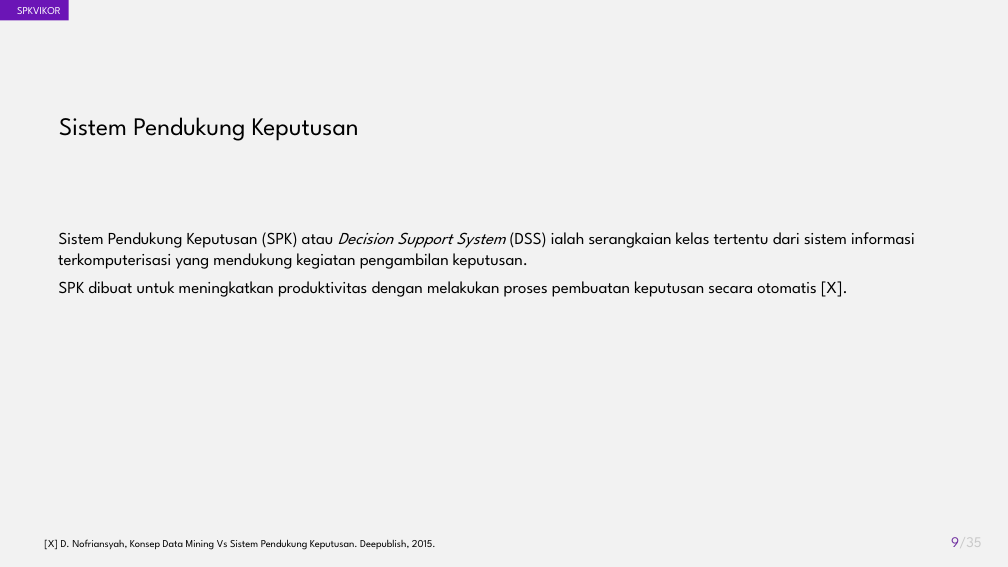
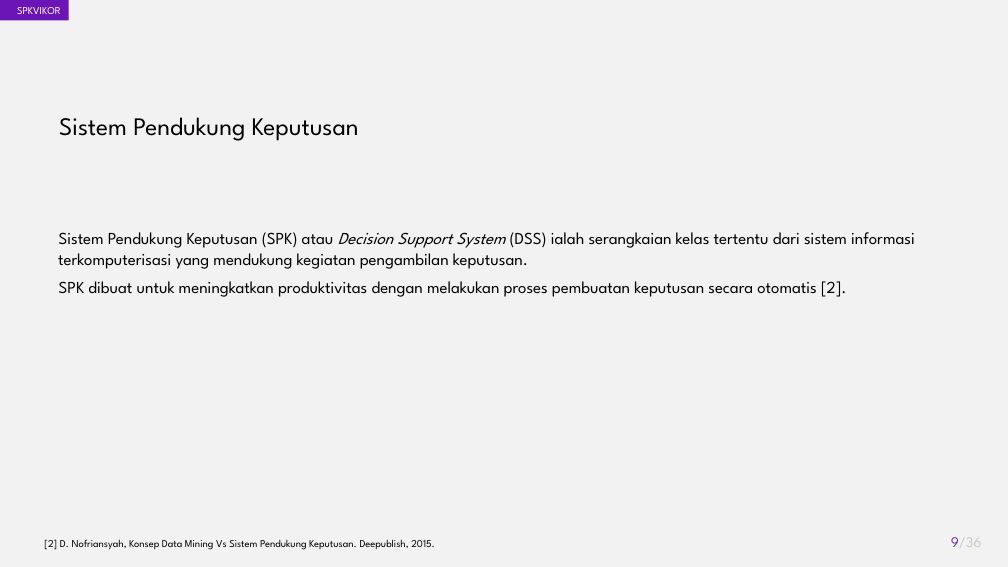
Before and after one commit to akhmadali7/TugasAkhir, a slide deck: slide 9 of PPT - TA - Akhmad Ali Sajidin.pptx. Drawn at 1008x567 pixels with LibreOffice and Linux fonts; fonts in the diff are those of the drawing. Boxes give left, top, right and bottom in pixels: in the first picture for what was removed or moved away, otherwise in the second. Text is boxed around its words. In the diff, an @@ line names an element or a change of style, - is before the commit and + after.

```diff
--- a/PPT - TA - Akhmad Ali Sajidin.pptx
+++ b/PPT - TA - Akhmad Ali Sajidin.pptx
@@ text at (x1=59, y1=281, x2=847, y2=297): text changed @@
-SPK dibuat untuk meningkatkan produktivitas dengan melakukan proses pembuatan keputusan secara otomatis [X].
+SPK dibuat untuk meningkatkan produktivitas dengan melakukan proses pembuatan keputusan secara otomatis [2].
@@ text at (x1=44, y1=539, x2=435, y2=550): text changed @@
-[X] D. Nofriansyah, Konsep Data Mining Vs Sistem Pendukung Keputusan. Deepublish, 2015.
+[2] D. Nofriansyah, Konsep Data Mining Vs Sistem Pendukung Keputusan. Deepublish, 2015.
```
Also in this commit, not shown: 8 other slides changed, 1 slide added, 1 other file.
